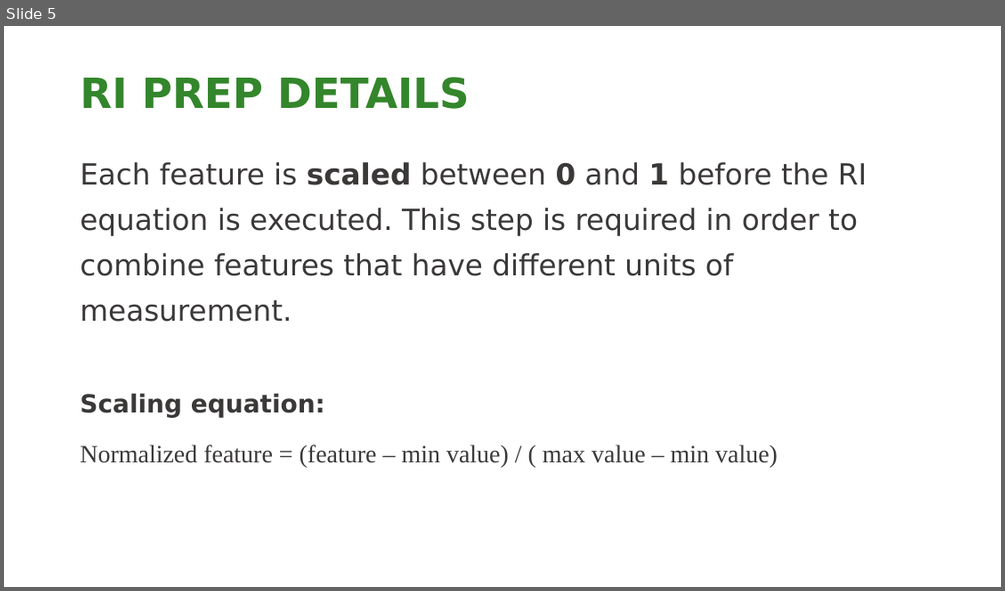
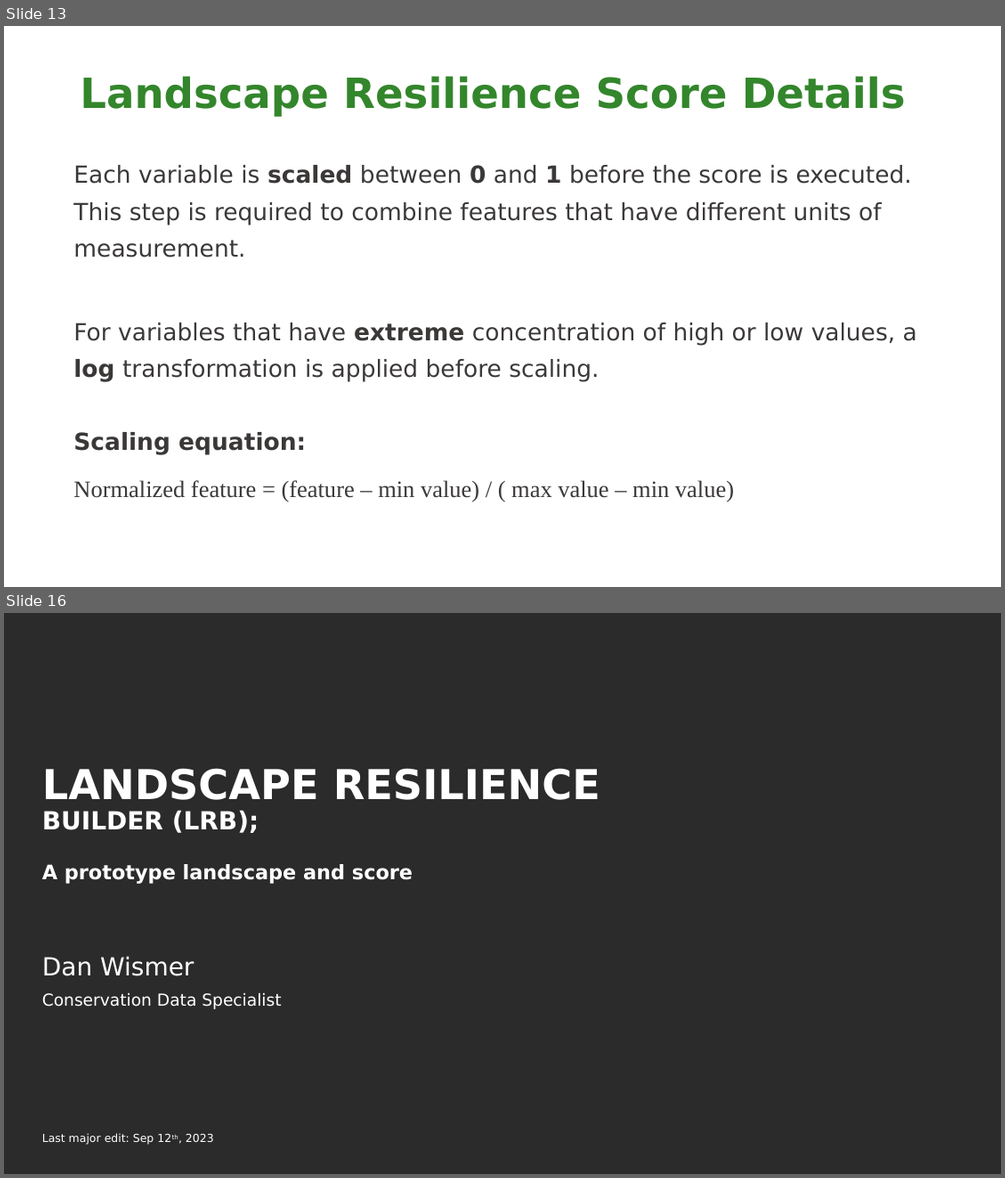
Before and after one commit to NCC-CNC/RI-proto, a slide deck: www/RI_GUIDE.pptx. Shown one above the other, each under a label of ours: slide 5 before the commit, slides 13 and 16 after it; the slides between them are not shown. The pictures are 1005x591 and 1005x1178 pixels, drawn with LibreOffice and Linux fonts; fonts in the diff are those of the drawing; background and template pictures are left out; a plain dark background stands for a picture behind light text. Boxes give left, top, right and bottom in pixels: in the first picture for what was removed or moved away, otherwise in the second. Text is boxed around its words. In the diff, an @@ line names an element or a change of style, - is before the commit and + after.

Commit message:
REBRAND- Landscape Resilience

```diff
--- a/www/RI_GUIDE.pptx
+++ b/www/RI_GUIDE.pptx
@@ slide 16 added at bbox=[4, 613, 1001, 1174], background picture (left out) @@
@@ title added at bbox=[42, 768, 600, 884], 14.4 pt, text #FFFFFF, bold @@
+LANDSCAPE RESILIENCE
+BUILDER (LRB);
+A prototype landscape and score
@@ subtitle added at bbox=[42, 956, 281, 1144], 12 pt, text #FFFFFF @@
+Dan Wismer
+Conservation Data Specialist
+Last major edit: Sep 12th, 2023
@@ what was slide 5 is now slide 13 @@
@@ slide 13 changed as well @@
@@ title at bbox=[80, 76, 906, 117]: text changed @@
-RI PREP DETAILS
+Landscape Resilience Score Details
@@ text "Each variable is scaled between ...": place and size @@
-text "Each variable is scaled between ..." at bbox=[80, 162, 866, 467]
+text "Each variable is scaled between ..." at bbox=[73, 165, 917, 502]
@@ text at bbox=[73, 165, 917, 382]: text changed; size 21 to 17 pt @@
-Each feature is scaled between 0 and 1 before the RI equation is executed. This step is required in order to combine features that have different units of measurement.
+Each variable is scaled between 0 and 1 before the score is executed. This step is required to combine features that have different units of measurement.
+For variables that have extreme concentration of high or low values, a log transformation is applied before scaling.
@@ text at bbox=[73, 432, 734, 502]: size 18 to 17 pt in "Scaling equation:", "Normalized feature = (feature – min value) ..." @@
```
Also in this commit, not shown: 4 other slides changed, 14 other slides added, 4 slides removed, 9 other files.
